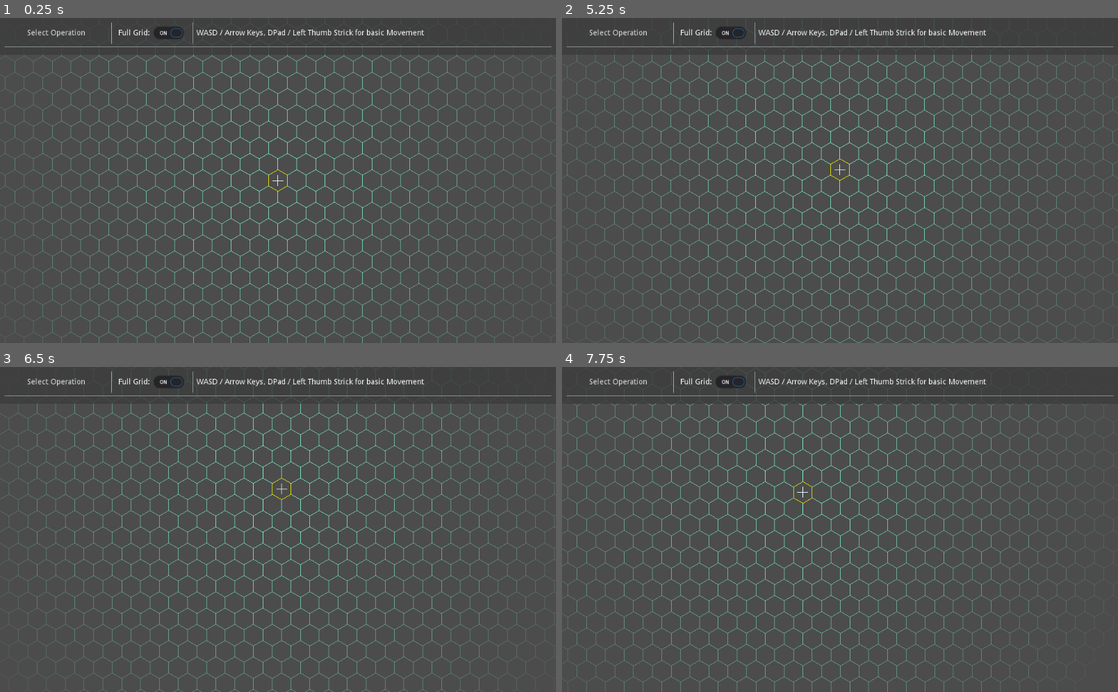
Above: before the commit, frames 1-4 (two rows, left to right).
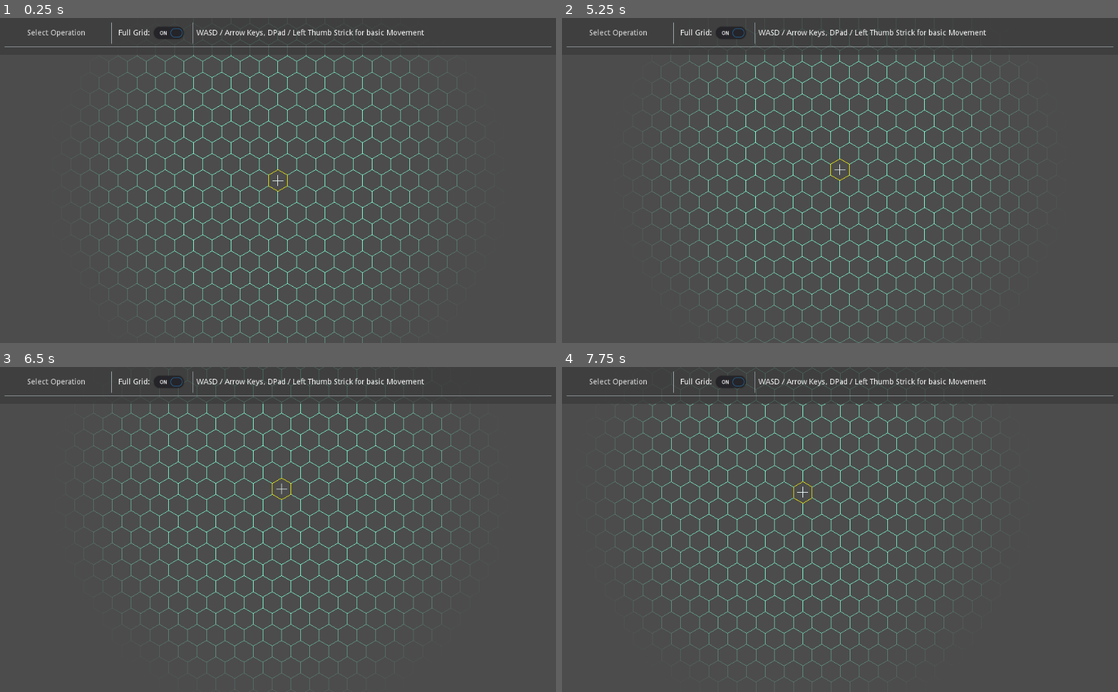
Above: after the commit, the same moments.

Repository: ObsidianBlk/HexGrid3Demo
Game: Godot game, scene res://Scenes/World.tscn
The game is run twice, just before and just after one commit, with the same random seed, the same clock (stepped at 60 frames per second) and the same inputs.
Inputs (mouse positions are in pixels of both pictures, inside the frame that each line leads up to):
- Up to frame 1 (0.25 s): no input
- Up to frame 2 (5.25 s): click "Select Operation" at 0.5 s; click "Full Grid:" at 1.25 s; click "Select Operation" at 2 s; click "Full Grid:" at 2.75 s; click "Select Operation" at 3.5 s; click "Full Grid:" at 4.25 s; tap Enter at 5 s; move the mouse to (962, 164) at 5.02 s; hold S (camera_down) from 5.03 s (still down); click (962, 164) at 5.17 s
- Up to frame 3 (6.5 s): move the mouse to (166, 545) at 5.77 s; release S (camera_down) at 5.78 s; tap A (camera_left) at 5.85 s; click (166, 545) at 5.92 s
- Up to frame 4 (7.75 s): tap Space (interact) at 6.5 s; move the mouse to (895, 458) at 6.52 s; hold D (camera_right) 6.53-7.28 s; click (895, 458) at 6.67 s; move the mouse to (812, 594) at 7.27 s; tap W (camera_up) at 7.35 s; click (812, 594) at 7.42 s

The runs differ from the first frame. In frame 1, 2.8% of the frame differs, in the area x 0-100%, y 11-100%; in frame 2, 2.9%; in frame 3, 2.9%; in frame 4, 2.6%.

Commit message:
Removed _grid_color_edge_alpha from HexGrid and replaced it with _grid_alpha_curve, allowing the grid alpha to be manipulated by a far more dynamic Curve object than just an alpha float value. Also rearranged the location of the _base_grid_range value and am no longer hiding it is _enable_bade_grid is unchecked, as _base_grid_range affects how much gets drawn on the screen in general.

Diff:
--- a/Scenes/World.tscn
+++ b/Scenes/World.tscn
@@ -1,8 +1,11 @@
-[gd_scene load_steps=4 format=2]
+[gd_scene load_steps=5 format=2]
 
 [ext_resource path="res://Scripts/HexGrid.gd" type="Script" id=1]
 [ext_resource path="res://Scenes/World.gd" type="Script" id=2]
 [ext_resource path="res://UI/Toolbar/Toolbar.tscn" type="PackedScene" id=3]
+
+[sub_resource type="Curve" id=1]
+_data = [ Vector2( 0, 1 ), 0.0, 0.0, 0, 0, Vector2( 0.380952, 1 ), 0.0, 0.0, 0, 0, Vector2( 1, 0 ), 0.0, 0.0, 0, 0 ]
 
 [node name="World" type="Node2D"]
 script = ExtResource( 2 )
@@ -11,9 +14,9 @@
 script = ExtResource( 1 )
 cell_orientation = 0
 cell_size = 20
-grid_color_edge_alpha = 0.1
+grid_alpha_curve = SubResource( 1 )
+base_grid_range = 13
 enable_base_grid = true
-base_grid_range = 20
 base_grid_color = Color( 0.498039, 1, 0.831373, 1 )
 enable_cursor = true
 cursor_color = Color( 1, 1, 0, 1 )
--- a/Scripts/HexGrid.gd
+++ b/Scripts/HexGrid.gd
@@ -52,7 +52,7 @@
 # ------------------------------------------------------------------------------
 var _cell_orientation : int = HexCell.ORIENTATION.Pointy
 var _cell_size : int = 1
-var _grid_color_edge_alpha : float = 0.1
+var _grid_alpha_curve : Curve = null
 var _enable_base_grid : bool = false
 var _base_grid_range : int = 20
 var _base_grid_color : Color = Color.aquamarine
@@ -93,10 +93,14 @@
 		_cell_size = s
 		_BuildGridData()
 
-func set_grid_color_edge_alpha(a : float) -> void:
-	if a >= 0.0 and a <= 1.0:
-		_grid_color_edge_alpha = a
-		_QueueRedraw()
+func set_grid_alpha_curve(c : Curve) -> void:
+	_grid_alpha_curve = c
+	_QueueRedraw()
+
+#func set_grid_color_edge_alpha(a : float) -> void:
+#	if a >= 0.0 and a <= 1.0:
+#		_grid_color_edge_alpha = a
+#		_QueueRedraw()
 
 func set_enable_base_grid(e : bool) -> void:
 	if _enable_base_grid != e:
@@ -158,8 +162,10 @@
 			return _cell_orientation
 		"cell_size":
 			return _cell_size
-		"grid_color_edge_alpha":
-			return _grid_color_edge_alpha
+		"grid_alpha_curve":
+			return _grid_alpha_curve
+#		"grid_color_edge_alpha":
+#			return _grid_color_edge_alpha
 		"enable_base_grid":
 			return _enable_base_grid
 		"base_grid_range":
@@ -193,10 +199,14 @@
 			if typeof(value) == TYPE_INT and value > 0:
 				set_cell_size(value)
 			else : success = false
-		"grid_color_edge_alpha":
-			if typeof(value) == TYPE_REAL and value >= 0.0 and value <= 1.0:
-				set_grid_color_edge_alpha(value)
-			else : success = false
+		"grid_alpha_curve":
+			if value == null or value is Curve:
+				set_grid_alpha_curve(value)
+			else : success = false
+#		"grid_color_edge_alpha":
+#			if typeof(value) == TYPE_REAL and value >= 0.0 and value <= 1.0:
+#				set_grid_color_edge_alpha(value)
+#			else : success = false
 		"enable_base_grid":
 			if typeof(value) == TYPE_BOOL:
 				set_enable_base_grid(value)
@@ -260,12 +270,24 @@
 			usage = PROPERTY_USAGE_DEFAULT
 		},
 		{
-			name = "grid_color_edge_alpha",
-			type = TYPE_REAL,
-			hint = PROPERTY_HINT_RANGE,
-			hint_string = "0.0,1.0",
+			name = "grid_alpha_curve",
+			type = TYPE_OBJECT,
+			hint = PROPERTY_HINT_RESOURCE_TYPE,
+			hint_string = "Curve",
 			usage = PROPERTY_USAGE_DEFAULT
 		},
+		{
+			name = "base_grid_range",
+			type = TYPE_INT,
+			usage = PROPERTY_USAGE_DEFAULT
+		},
+#		{
+#			name = "grid_color_edge_alpha",
+#			type = TYPE_REAL,
+#			hint = PROPERTY_HINT_RANGE,
+#			hint_string = "0.0,1.0",
+#			usage = PROPERTY_USAGE_DEFAULT
+#		},
 		{
 			name = "enable_base_grid",
 			type = TYPE_BOOL,
@@ -275,11 +297,6 @@
 
 	if _enable_base_grid:
 		arr.append_array([
-			{
-				name = "base_grid_range",
-				type = TYPE_INT,
-				usage = PROPERTY_USAGE_DEFAULT
-			},
 			{
 				name = "base_grid_color",
 				type = TYPE_COLOR,
@@ -336,8 +353,9 @@
 	var offset = _grid_origin.to_point() * _cell_size
 	for e in _grid_data.edges:
 		var alpha : float = 1.0
-		if _grid_color_edge_alpha < 1.0:
-			alpha = max(0.0, 1.0 - ((e.dist_to_center() / _cell_size) / (_base_grid_range * 1.7)))
+		if _grid_alpha_curve != null:
+			alpha = max(0.0, min(1.0, ((e.dist_to_center() / _cell_size) / (_base_grid_range * 1.7))))
+			alpha = _grid_alpha_curve.interpolate(alpha)
 		if alpha > 0.0:
 			var color : Color = _base_grid_color
 			var region_name : String = _GetEdgeDominantRegion(e)
